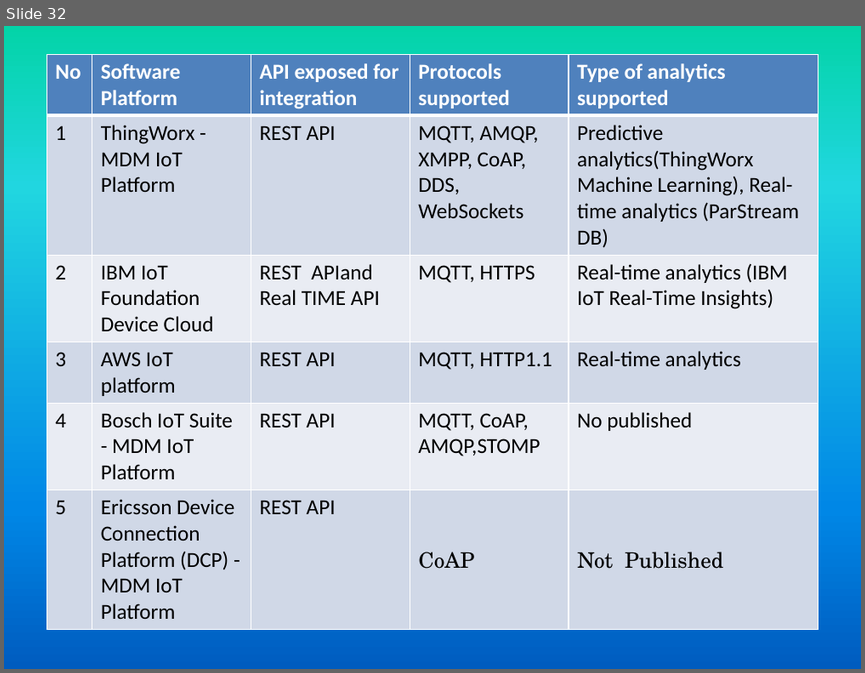
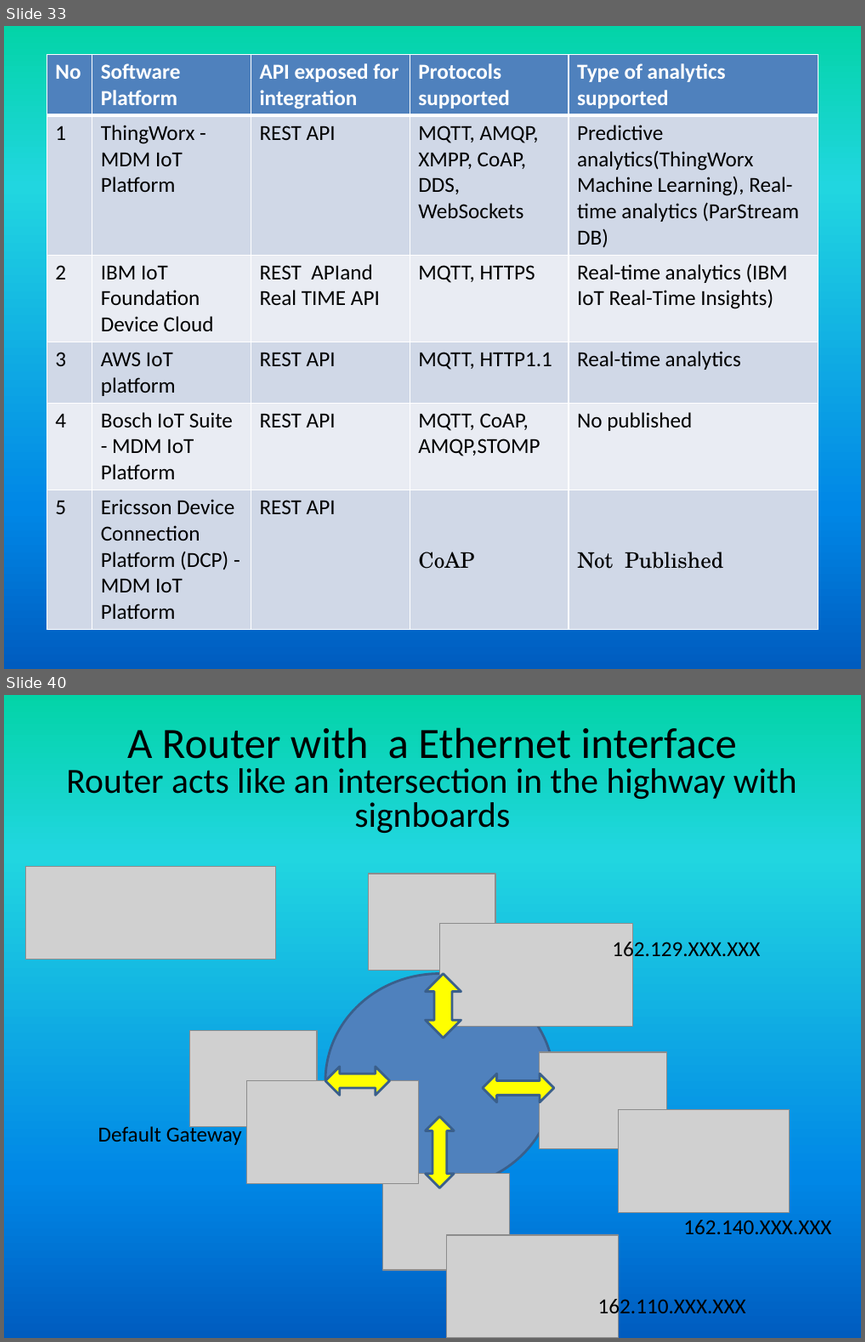
Before and after one commit to girishsukukumar/IOT, a slide deck: IO-1.pptx. Shown one above the other, each under a label of ours: slide 32 before the commit, slides 33 and 40 after it; the slides between them are not shown. The pictures are 865x673 and 865x1342 pixels, drawn with LibreOffice and Linux fonts; fonts in the diff are those of the drawing; grey boxes stand for pictures. Boxes give left, top, right and bottom in pixels: in the first picture for what was removed or moved away, otherwise in the second. Text is boxed around its words. In the diff, an @@ line names an element or a change of style, - is before the commit and + after.

```diff
--- a/IO-1.pptx
+++ b/IO-1.pptx
@@ slide 40 added at [4, 695, 861, 1338], background gradient #03D4A8 to #21D6E0 to #0087E6 to #005CBF @@
@@ text added at [66, 727, 797, 833], 29.7 pt, text #000000 @@
+A Router with a Ethernet interface
+Router acts like an intersection in the highway with signboards
@@ picture added at [25, 867, 276, 959] @@
@@ picture added at [368, 873, 495, 970] @@
@@ picture added at [439, 924, 632, 1027] @@
@@ text added at [612, 938, 760, 961], 18 pt, text #000000 @@
+162.129.XXX.XXX
@@ ellipse added at [325, 974, 554, 1188], fill #4F81BD, outline #3A5F8C 2 pt @@
@@ up down arrow added at [426, 974, 461, 1038], fill #FFFF00, outline #3A5F8C 2 pt @@
@@ picture added at [190, 1031, 317, 1127] @@
@@ left right arrow added at [325, 1066, 390, 1095], fill #FFFF00, outline #3A5F8C 2 pt @@
@@ left right arrow added at [482, 1074, 553, 1102], fill #FFFF00, outline #3A5F8C 2 pt @@
@@ picture added at [540, 1052, 666, 1148] @@
@@ picture added at [246, 1081, 418, 1184] @@
@@ text added at [98, 1124, 242, 1145], 18 pt, text #000000 @@
+Default Gateway
@@ up down arrow added at [426, 1117, 454, 1188], fill #FFFF00, outline #3A5F8C 2 pt @@
@@ picture added at [619, 1109, 789, 1212] @@
@@ picture added at [383, 1173, 510, 1269] @@
@@ text added at [683, 1219, 831, 1234], 18 pt, text #000000 @@
+162.140.XXX.XXX
@@ picture added at [447, 1235, 619, 1338] @@
@@ text added at [598, 1295, 746, 1318], 18 pt, text #000000 @@
+162.110.XXX.XXX
@@ what was slide 32 is now slide 33 @@
```
Also in this commit, not shown: 2 slides changed, 20 other slides added.
